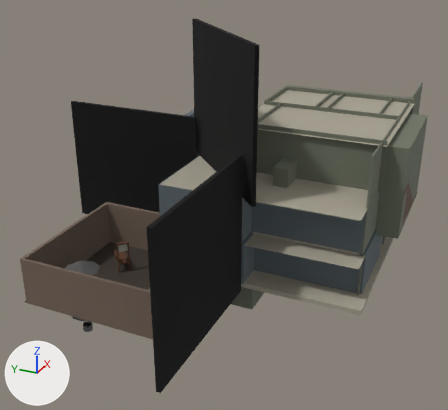
One commit to the glTF model public/models/hauntedHouse.glb: the scene before it, then after it.
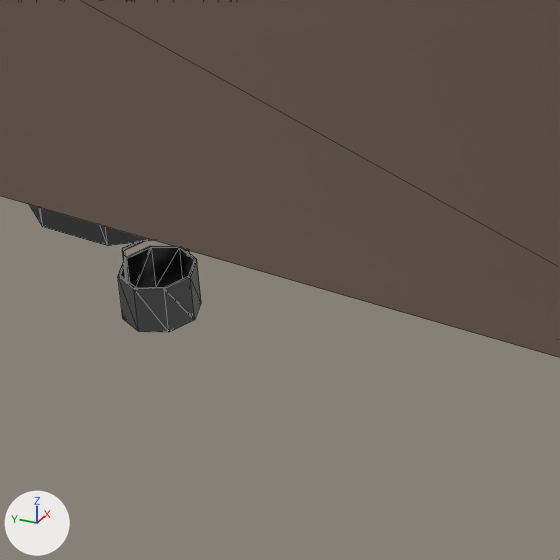
The first picture shows the older version from a 50 mm camera at (-62.3, -7.1, 33.5) aimed at (-1.9, 20.1, 3.3). The close-ups show the older and then the newer version on the part from 15% to 31% of the width and 71% to 88% of the height of that picture. Only the edits that show in the close-ups are written down. Arrows for +X, +Y and +Z are at lower left; the lights stay in place. The close-ups show mesh edges as thin lines. Objects named as collision shapes, trigger or cutter boxes, shadow casters or lower levels of detail are left out. Where no turn or scale is listed for an object, it has been applied to the vertices. Vertices at exactly the same position are counted once.

The first close-up shows 'Plane.016', 'bucket.001', 'well.001'.
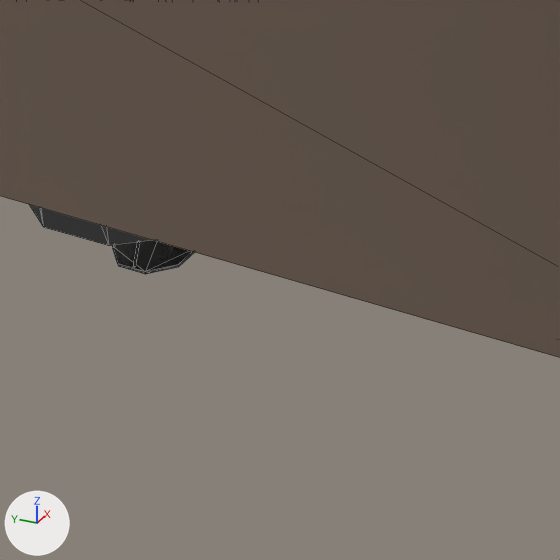
Where the newer file only moved an object's origin or applied its transform, the numbers keep the older frame.

Pixel boxes (x1, y1, x2, y2) of what changed, in the close-ups (560 x 560 px):
'bucket.001', reshaped, turned: before (118, 242, 201, 332); after (113, 240, 194, 274)
part 1 of me_cylinder_026, added: after (113, 240, 194, 274)
part 2 of me_cylinder_026, rebuilt: before (122, 242, 189, 282); after (134, 242, 140, 266)
part 3 of me_cylinder_026, deleted: before (118, 246, 201, 332)

Edits to the bpy script that builds the scene:
```text
Change me_cylinder_026:
    used by ob_bucket_001; location = (-16.2, 30.3, -6.6); scale = (0.545, 0.545, 0.461)
    remove me_cylinder_026.from_pydata(...)  # 56 vertices, 104 faces; spans x -0.99..1.01, y -0.98..1.02, z -2.77..0.0
    add me_cylinder_026.from_pydata(...)  # 40 vertices, 72 faces; spans x -1.07..1.09, y -1.07..1.1, z -0.54..0.45
    me_cylinder_026 part 1: a new loose piece, an 8-sided cylinder along z spanning x -1.072..1.091, y -1.065..1.098, z -0.54..-0.452, in mat_metal (grey #888888)
    me_cylinder_026 part 2: the loose piece of 24 vertices spanning x -0.85..0.86, y -0.38..0.37, z -1.27..0.0 is rebuilt with 24 vertices and now spans x -0.85..0.86, y -0.38..0.37, z -0.51..0.45
    me_cylinder_026 part 3: the loose piece of 32 vertices spanning x -0.99..1.01, y -0.98..1.02, z -2.77..-1.21 is deleted
Change ob_bucket_001:
    ob_bucket_001.rotation_euler: (0.0, 0.0, 0.0) -> (0.0, 0.0, 0.396)  # degrees (0, 0, 0) -> degrees (0, 0, 23)
```
